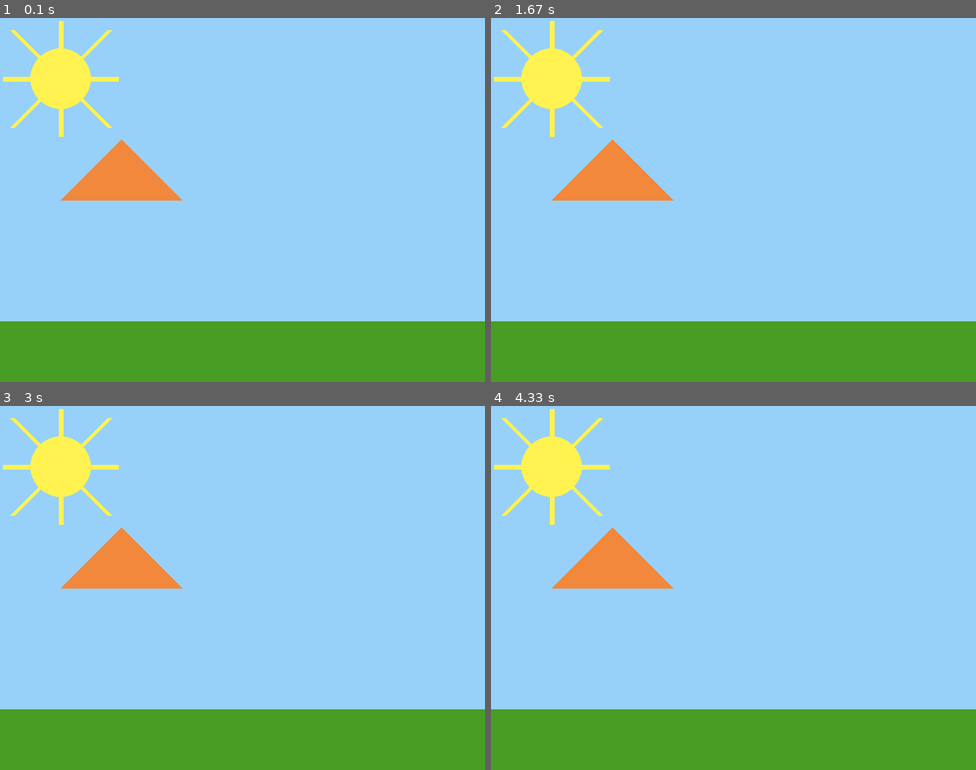
Above: before the commit, frames 1-4 (two rows, left to right).
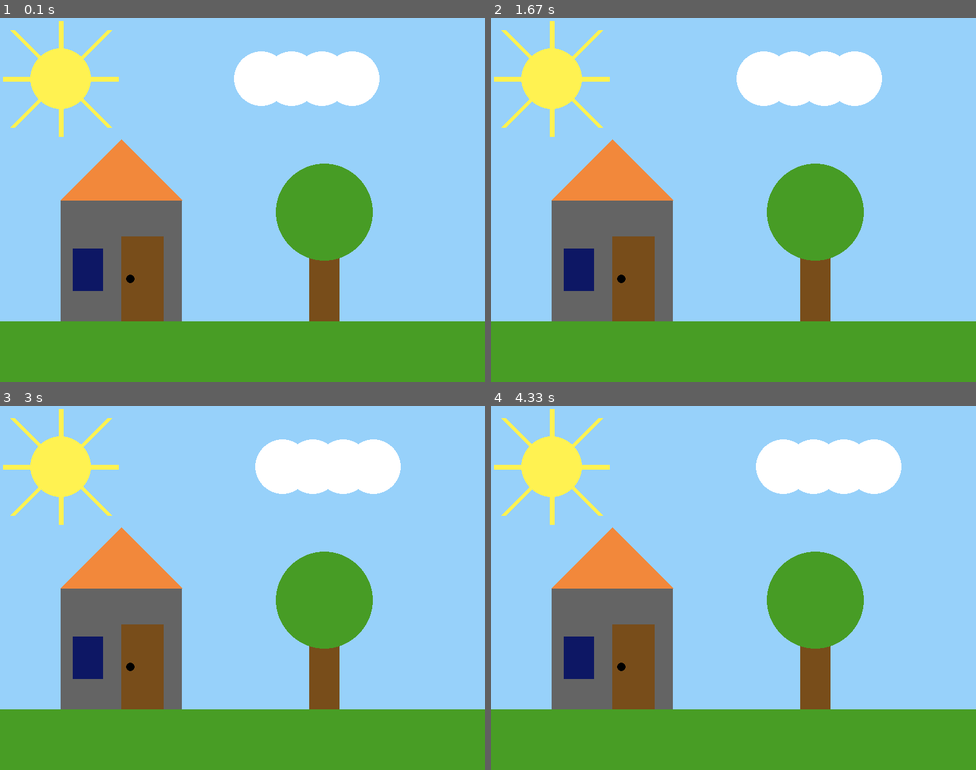
Above: after the commit, the same moments.

Repository: pedroschneider-dev/INF1034-3WB-2026-2
Game: pygame game, started from Introdução ao Pygame.py
The game is run twice, just before and just after one commit, with the same random seed, the same clock (stepped at 60 frames per second) and the same inputs.
Inputs:
- Up to frame 1 (0.1 s): no input
- Up to frame 2 (1.67 s): no input
- Up to frame 3 (3 s): no input
- Up to frame 4 (4.33 s): no input

The runs differ from the first frame. In frame 1, 17% of the frame differs, in the area x 12-79%, y 9-84%; in frame 2, 17%; in frame 3, 17%; in frame 4, 17%.

Commit message:
Update Introdução ao Pygame.py

Diff:
--- a/Introdução ao Pygame.py
+++ b/Introdução ao Pygame.py
@@ -4,6 +4,8 @@
 init()
 screen =  display.set_mode((800, 600))
 
+#Inicio da nuvem
+nuvem_x = 430
 #ESPAÇO DO RECURSOS (BATMAN)
 #ev é a nova variável event, pq o event já existe
 running = True
@@ -23,20 +25,44 @@
     draw.line(screen,"#FFF251", (20,180),(180,20), 8)
     draw.line(screen,"#FFF251", (100,5),(100,195), 8)
     draw.line(screen,"#FFF251", (5,100),(195,100), 8)
+    #SOL
+    draw.circle(screen, "#FFF251",(100,100),50)
+    #sintaxe círculo: (aonde(tela), cor, centro(x,y), raio)
+    #sintaxe retângulo: (x, y, largura, altura):
+    #GRAMA
+    draw.rect(screen, "#489D25", (0,500,800,100))
+    #CASA
+    draw.rect(screen, "#646464", (100, 300, 200, 200))
+    #JANELA AZUL
+    draw.rect(screen, "#0D1764", (120, 380, 50, 70))
+    #PORTA MARROM
+    draw.rect(screen, "#784D1A", (200, 360, 70, 140))
+    #MAÇANETA
+    draw.circle(screen,"#000000",(215,430),7)
+    #TELHADO
+    draw.polygon(screen, "#F2883B",((100,300),(200,200),(300,300)))
+    #MADEIRA DA ÁRVORE
+    #draw.rect(screen,"#784D1A",(400,405),50,95)
+    draw.rect(screen, "#784D1A", (510, 355, 50, 145))
+    #FOLHAS DA ÁRVORE
+    draw.circle(screen,"#479C25",(535,320),80)
+    #sintaxe polígono: (aonde(tela), cor, centro(x,y), raio)
+    #imagens
+    # NUVEM
+    draw.circle(screen, "#FFFFFF", (int(nuvem_x), 100), 45)
+    draw.circle(screen, "#FFFFFF", (int(nuvem_x) + 50, 100), 45)
+    draw.circle(screen, "#FFFFFF", (int(nuvem_x) + 100, 100), 45)
+    draw.circle(screen, "#FFFFFF", (int(nuvem_x) + 150, 100), 45)
+
+    #Movimentar a nuvem
+    nuvem_x += 0.2
+
+    # TELEPORTE: Volta para a posição inicial (430) assim que sai da tela (800)
+    if nuvem_x > 800:
+        nuvem_x = 430
 
 
-
-
-    #GRAMA
-    draw.rect(screen, "#489D25", (0,500,800,100))
-    draw.circle(screen, "#FFF251",(100,100),50)
-    #sintaxe círculo: (aonde(tela), cor, centro(x,y), raio)
-    draw.polygon(screen, "#F2883B",((100,300),(200,200),(300,300)))
-    #sintaxe polígono: (aonde(tela), cor, centro(x,y), raio)
-    #imagens
-
     display.update()
-
 
 #para retângulo é preciso (x,y, width, height)
 #pyGame, (0,0) em cima na esquerda, e y cresce pra baixo
